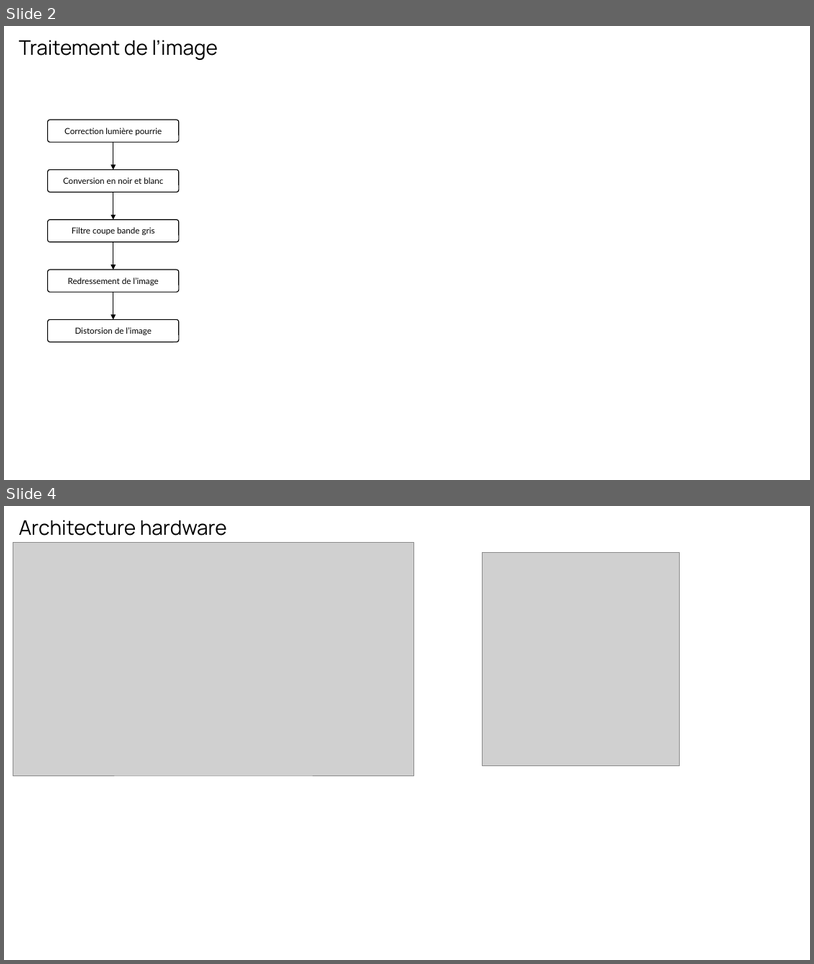
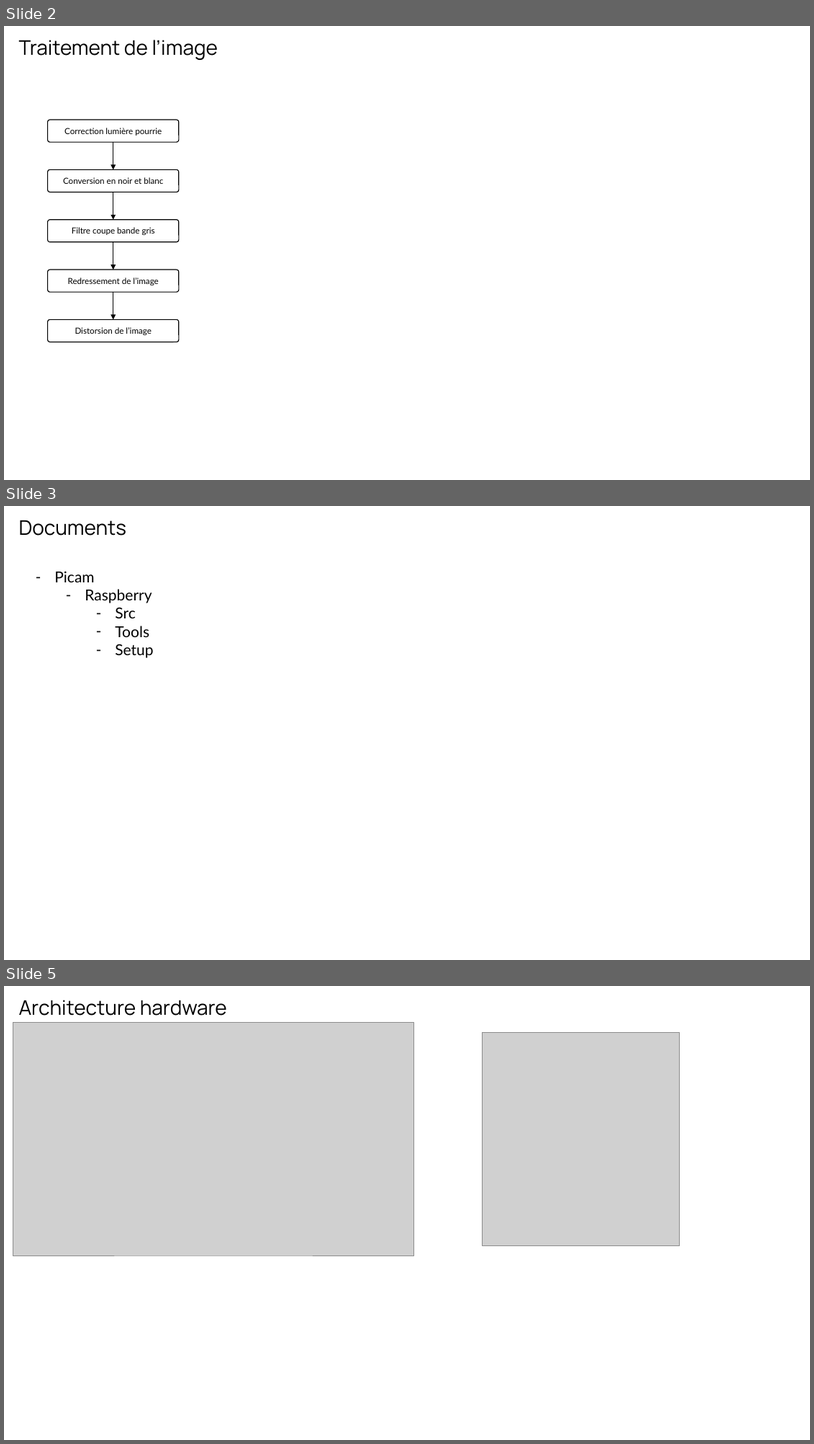
Before and after one commit to noegame/picam, a slide deck: docs/architecture.pptx. Shown one above the other, each under a label of ours: slides 2 and 4 before the commit, slides 2, 3 and 5 after it; the slides between them are not shown. The pictures are 814x964 and 814x1444 pixels, drawn with LibreOffice and Linux fonts; fonts in the diff are those of the drawing; grey boxes stand for pictures. Boxes give left, top, right and bottom in pixels: in the first picture for what was removed or moved away, otherwise in the second. Text is boxed around its words. In the diff, an @@ line names an element or a change of style, - is before the commit and + after.

```diff
--- a/docs/architecture.pptx
+++ b/docs/architecture.pptx
@@ slide 3 added at (x1=4, y1=506, x2=810, y2=960), background #FFFFFF @@
@@ text added at (x1=19, y1=520, x2=127, y2=536), 24 pt, text #000000 @@
+Documents
@@ text added at (x1=54, y1=571, x2=153, y2=658), 18 pt, text #000000 @@
+– Picam
+  – Raspberry
+    – Src
+    – Tools
+    – Setup
@@ what was slide 4 is now slide 5 @@
```
Also in this commit, not shown: 2 other files.
